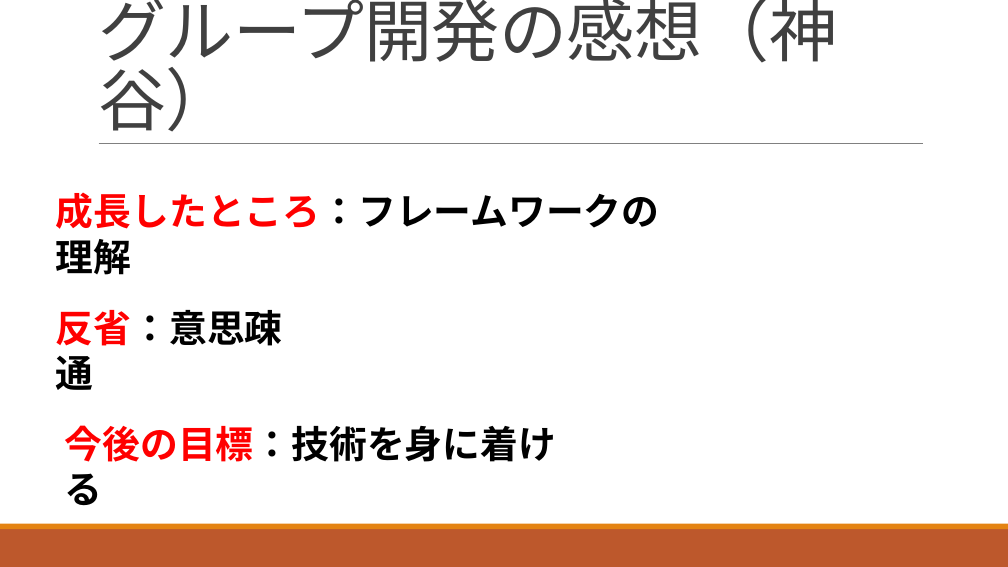
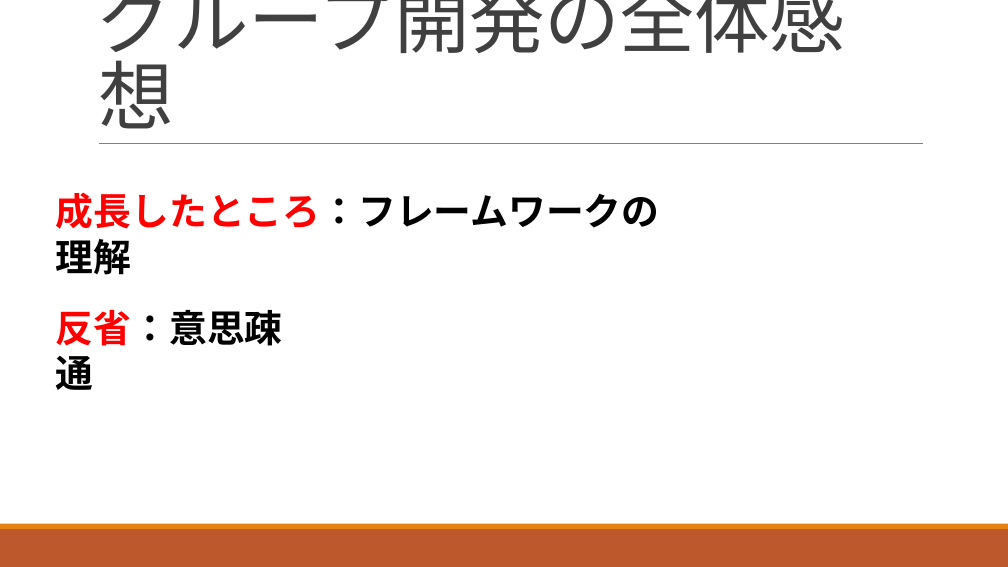
Before and after one commit to ShunjiYamamoto/groupA, a slide deck: slide 11 of 9.発表資料/グループ開発_Aグループ発表資料.pptx (slide 12 before the commit). Drawn at 1008x567 pixels with LibreOffice and Linux fonts; fonts in the diff are those of the drawing. Boxes give left, top, right and bottom in pixels: in the first picture for what was removed or moved away, otherwise in the second. Text is boxed around its words. In the diff, an @@ line names an element or a change of style, - is before the commit and + after.

```diff
--- a/9.発表資料/グループ開発_Aグループ発表資料.pptx
+++ b/9.発表資料/グループ開発_Aグループ発表資料.pptx
@@ title at (98, 0, 845, 129): text changed; size 64.8 to 72 pt @@
-グループ開発の感想（神谷）
+グループ開発の全体感想
@@ text removed at (65, 425, 556, 462) @@
-今後の目標：技術を身に着ける
```
Also in this commit, not shown: 1 other slide changed, 5 slides removed.
